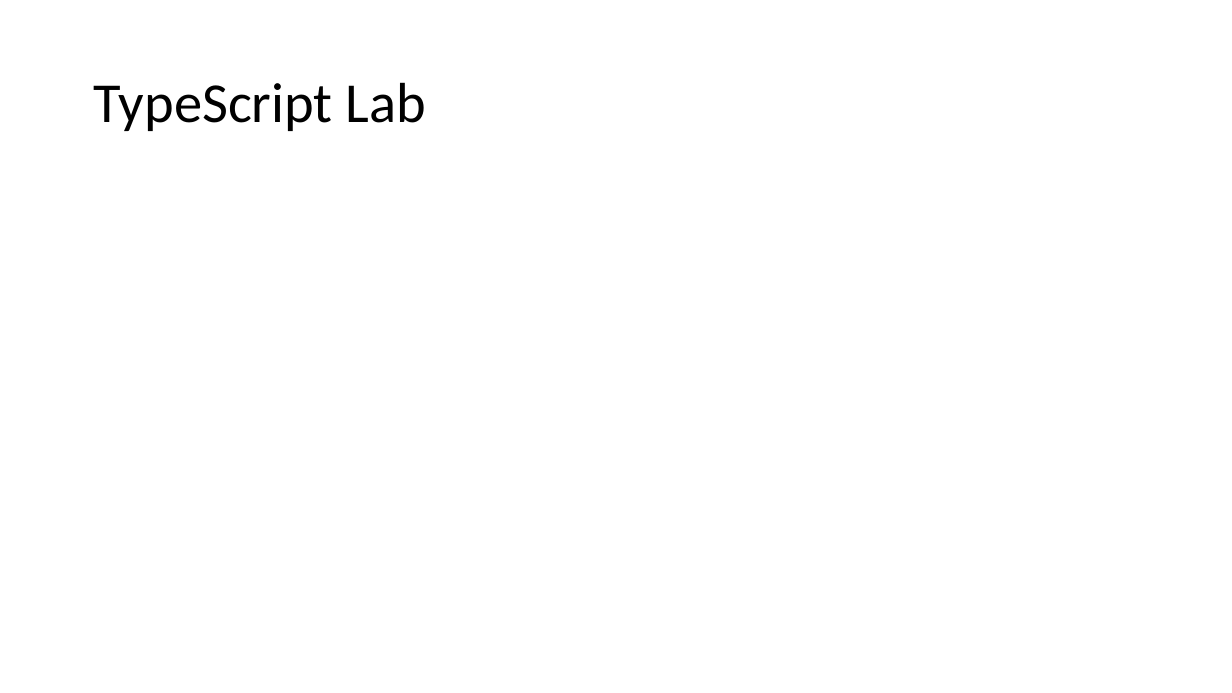
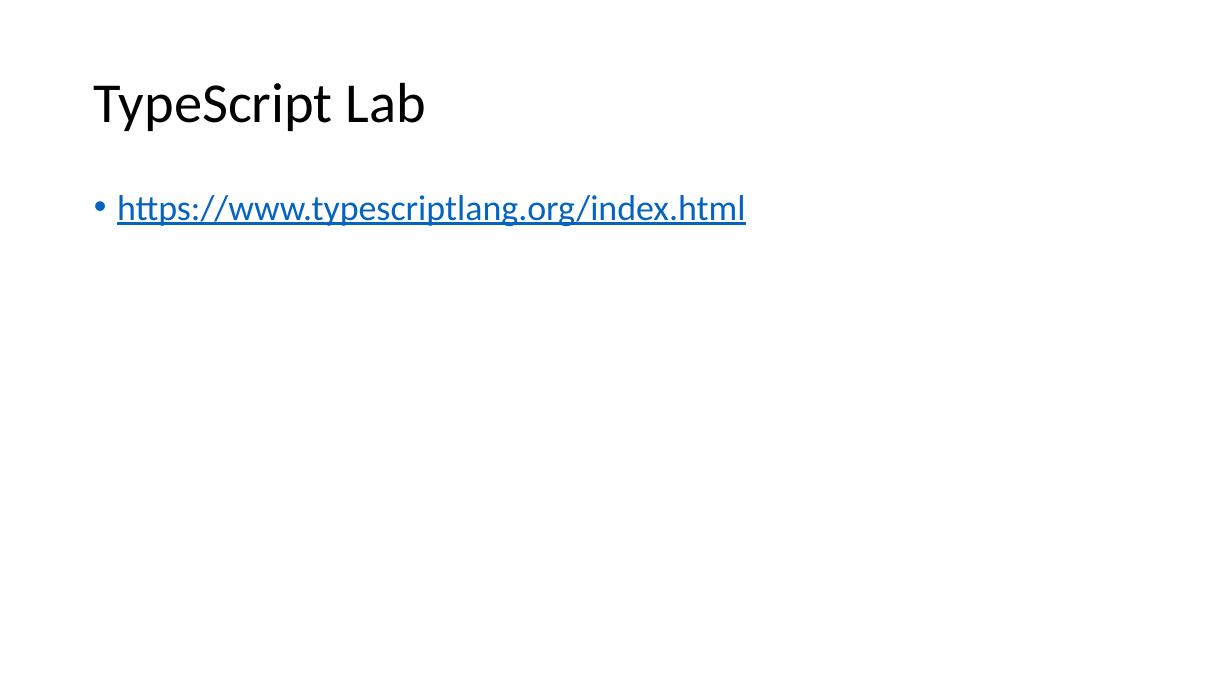
Before and after one commit to sitaramgarlapati/angularDemo, a slide deck: slide 13 of slides/Ang Sessions.pptx. Drawn at 1232x693 pixels with LibreOffice and Linux fonts; fonts in the diff are those of the drawing. Boxes give left, top, right and bottom in pixels: in the first picture for what was removed or moved away, otherwise in the second. Text is boxed around its words. In the diff, an @@ line names an element or a change of style, - is before the commit and + after.

```diff
--- a/slides/Ang Sessions.pptx
+++ b/slides/Ang Sessions.pptx
@@ text added at (x1=117, y1=195, x2=745, y2=226), 28 pt, text #0563C1, underline @@
+• https://www.typescriptlang.org/index.html
```
Also in this commit, not shown: 5 other slides changed, 5 slides added, 10 other files.
